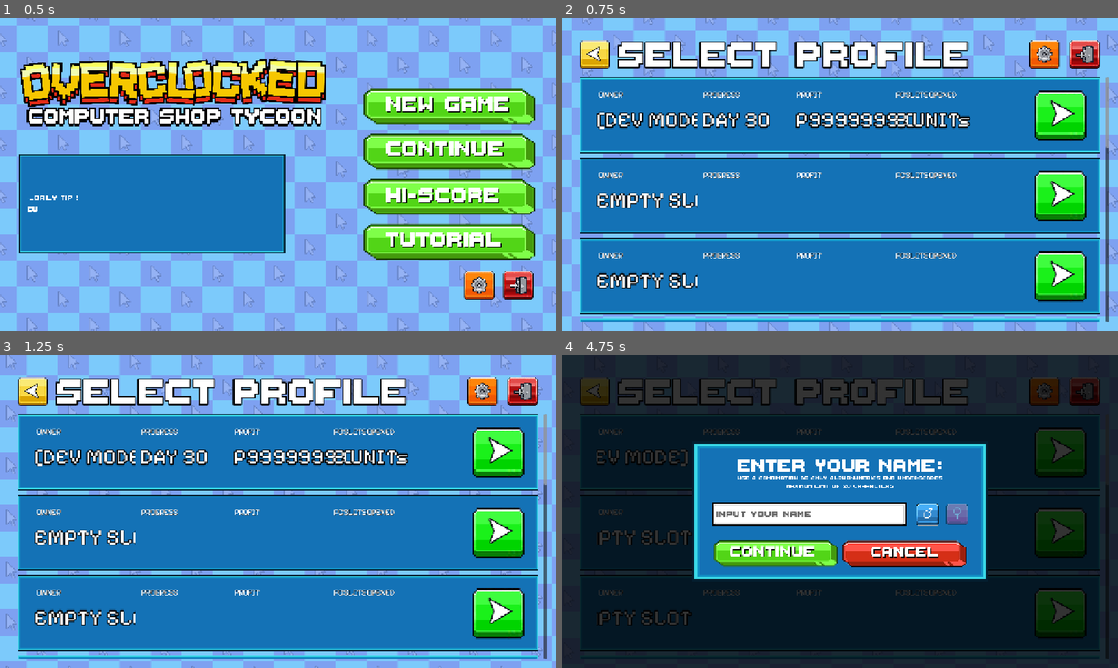
Above: before the commit, frames 1-4 (two rows, left to right).
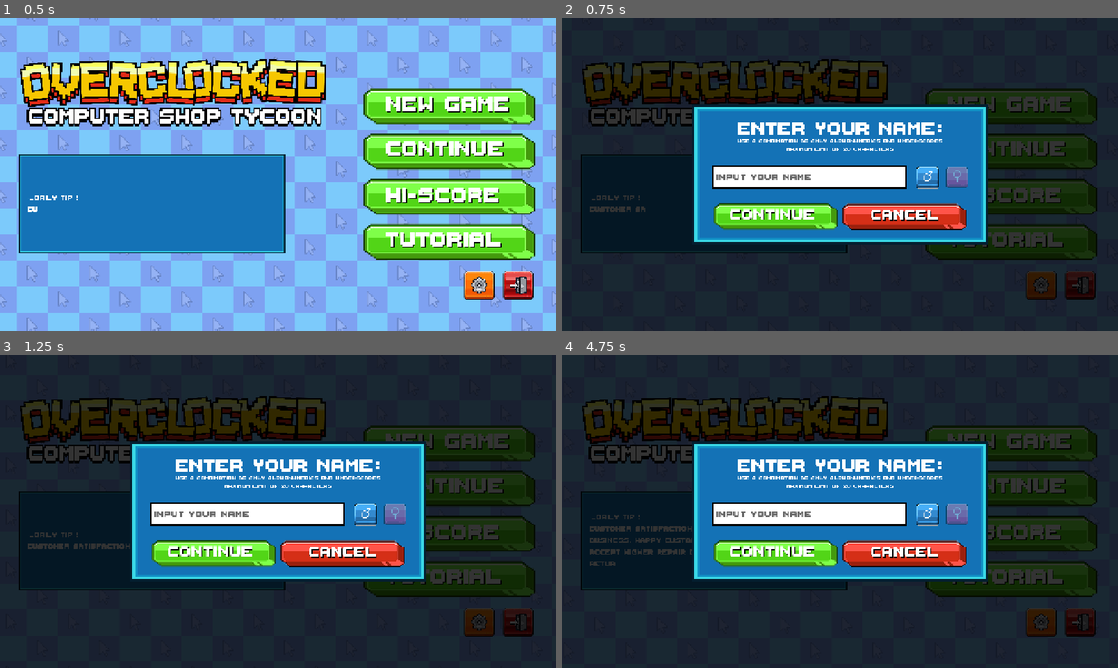
Above: after the commit, the same moments.

Repository: vinnyy-ph/gvd-project-overclocked
Game: Godot game, scene res://ui/main_menu_v2/MainMenuV2.tscn
Same seed, same stepped clock (60 frames per second), same inputs: the game is played once before the commit and once after it. Sound files missing from this copy of the repository are replaced by a short silence.
Inputs (mouse positions are in pixels of both pictures, inside the frame that each line leads up to):
- Up to frame 1 (0.5 s): no input
- Up to frame 2 (0.75 s): click (1012, 105) at 0.5 s
- Up to frame 3 (1.25 s): no input
- Up to frame 4 (4.75 s): click (840, 533) at 1.27 s; click (840, 611) at 2.02 s; click (1012, 442) at 2.77 s; click (1012, 489) at 3.52 s; click (1012, 489) at 4.27 s

Frame 1 is identical in both runs. In frame 2, 90% of the frame differs, in the area x 0-100%, y 0-100%; in frame 3, 90%; in frame 4, 25%.

Commit message:
Show NamePrompt on New Game and adjust profiles
Rename StartButton to NewGameButton and update its signal. Main menu now opens a NamePrompt when New Game is pressed; on confirmation it creates a new profile via SaveManager, initializes GameManager, and transitions to the NewGameStoryFlow. Profile selection was simplified to only display existing profiles (no in-place new-profile flow), removed the inline name confirmation handler and unused selection state, and adjusted slot instantiation/connection logic accordingly.

Diff:
--- a/ui/main_menu_v2/MainMenuV2.tscn
+++ b/ui/main_menu_v2/MainMenuV2.tscn
@@ -45,7 +45,7 @@
 offset_bottom = 595.0
 theme_override_constants/separation = 1
 
-[node name="StartButton" type="TextureButton" parent="Buttons" unique_id=634567871]
+[node name="NewGameButton" type="TextureButton" parent="Buttons" unique_id=634567871]
 custom_minimum_size = Vector2(413.58, 103.8)
 layout_mode = 2
 size_flags_horizontal = 4
@@ -151,7 +151,7 @@
 autowrap_mode = 3
 metadata/_edit_use_anchors_ = true
 
-[connection signal="pressed" from="Buttons/StartButton" to="." method="_on_new_game_button_pressed"]
+[connection signal="pressed" from="Buttons/NewGameButton" to="." method="_on_new_game_button_pressed"]
 [connection signal="pressed" from="Buttons/ContinueButton" to="." method="_on_continue_button_pressed"]
 [connection signal="pressed" from="Buttons/HiScoreButton" to="." method="_on_hi_score_button_pressed"]
 [connection signal="pressed" from="Buttons/TutorialButton" to="." method="_on_tutorial_button_pressed"]
--- a/ui/main_menu_v2/main_menu_v_2.gd
+++ b/ui/main_menu_v2/main_menu_v_2.gd
@@ -86,4 +86,23 @@
 	add_child(exit_prompt)
 
 func _on_new_game_button_pressed() -> void:
-	get_tree().change_scene_to_file("res://ui/profile_selection/profile_selection.tscn")
+	var name_prompt_scene = load("res://ui/prompts/NamePrompt.tscn")
+	var name_prompt = name_prompt_scene.instantiate()
+	add_child(name_prompt)
+	name_prompt.confirmed.connect(_on_name_prompt_confirmed)
+
+func _on_name_prompt_confirmed(p_name: String, p_gender: String) -> void:
+	# Find the first available save slot (0-9)
+	var all_profiles = SaveManager.get_all_profiles()
+	var target_id = 0
+	for i in range(all_profiles.size()):
+		if all_profiles[i] == null:
+			target_id = i
+			break
+
+	# Create new profile and initialize game state
+	SaveManager.create_new_profile(target_id, p_name, p_gender)
+	GameManager.new_game()
+
+	# Transition to story flow
+	get_tree().change_scene_to_file("res://NewGameStoryFlow.tscn")
--- a/ui/profile_selection/profile_selection.gd
+++ b/ui/profile_selection/profile_selection.gd
@@ -4,7 +4,6 @@
 
 var profile_slot_scene = preload("res://ui/profile_selection/profile_slot.tscn")
 var name_prompt_scene = preload("res://ui/prompts/NamePrompt.tscn")
-var current_selecting_slot: int = -1
 
 func _ready() -> void:
 	PauseMenu.pause_button.visible = false
@@ -42,17 +41,19 @@
 	dev_slot.pressed.connect(_on_dev_mode_pressed)
 
 	var profiles = SaveManager.get_all_profiles()
+	var has_profiles = false
 	for i in range(10):
-		var slot = profile_slot_scene.instantiate()
-		profile_list.add_child(slot)
-
 		var data = profiles[i]
 		if data:
+			has_profiles = true
+			var slot = profile_slot_scene.instantiate()
+			profile_list.add_child(slot)
 			slot.set_data(data)
-		else:
-			slot.set_empty()
+			slot.pressed.connect(_on_profile_pressed.bind(i))
 
-		slot.pressed.connect(_on_profile_pressed.bind(i))
+	if not has_profiles and not dev_data:
+		# No profiles to continue
+		pass
 
 func _on_dev_mode_pressed():
 	GameManager.dev_mode = true
@@ -96,15 +97,8 @@
 func _on_profile_pressed(slot_index: int):
 	GameManager.dev_mode = false
 	var profiles = SaveManager.get_all_profiles()
-	if profiles[slot_index] == null:
-		# Empty slot, ask for name
-		current_selecting_slot = slot_index
-		var name_prompt = name_prompt_scene.instantiate()
-		add_child(name_prompt)
-		name_prompt.confirmed.connect(_on_name_confirmed)
-		name_prompt.grab_focus_to_edit()
-	else:
-		# Existing profile, load and start
+	# Only handle existing profiles (should be the only ones connected now)
+	if profiles[slot_index] != null:
 		SaveManager.active_profile_id = slot_index
 		if SaveManager.load_game():
 			GameManager.load_game()
@@ -113,19 +107,6 @@
 				get_tree().change_scene_to_file(SaveManager.saved_scene)
 			else:
 				get_tree().change_scene_to_file("res://core/shop_floor/shop_floor_scrollable.tscn")
-
-func _on_name_confirmed(player_name: String, player_gender: String):
-	GameManager.dev_mode = false
-	player_name = player_name.strip_edges()
-	if player_name == "":
-		player_name = "Player " + str(current_selecting_slot + 1)
-
-	SaveManager.create_new_profile(current_selecting_slot, player_name, player_gender)
-
-	# Start new game
-	GameManager.new_game()
-	PauseMenu.pause_button.visible = true
-	get_tree().change_scene_to_file("res://NewGameStoryFlow.tscn")
 
 func _on_return_pressed():
 	get_tree().change_scene_to_file("res://ui/main_menu_v2/MainMenuV2.tscn")
